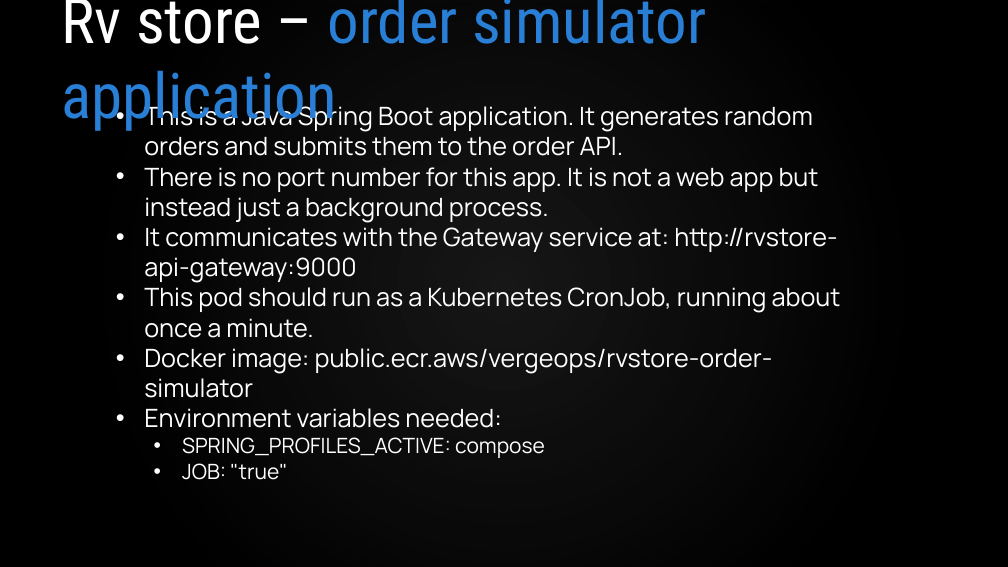
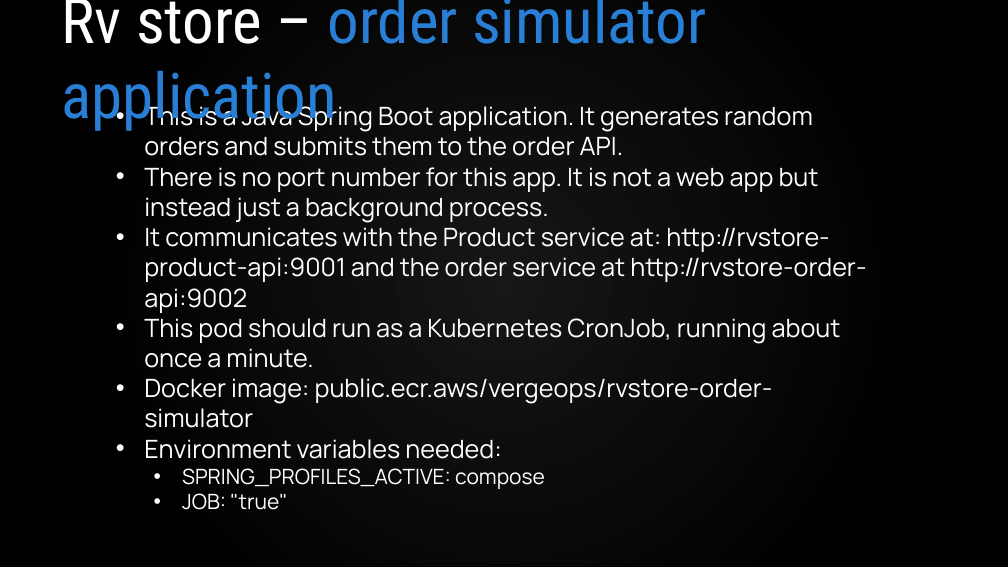
Before and after one commit to VergeOps/k8s-rvstore, a slide deck: slide 12 of rvstore_hackathon/Kubernetes-RV Store Hackathon.pptx. Drawn at 1008x567 pixels with LibreOffice and Linux fonts; fonts in the diff are those of the drawing; background and template pictures are left out. Boxes give left, top, right and bottom in pixels: in the first picture for what was removed or moved away, otherwise in the second. Text is boxed around its words. In the diff, an @@ line names an element or a change of style, - is before the commit and + after.

```diff
--- a/rvstore_hackathon/Kubernetes-RV Store Hackathon.pptx
+++ b/rvstore_hackathon/Kubernetes-RV Store Hackathon.pptx
@@ text at [144, 227, 866, 313]: text changed @@
-• It communicates with the Gateway service at: http://rvstore-api-gateway:9000
+• It communicates with the Product service at: http://rvstore-product-api:9001 and the order service at http://rvstore-order-api:9002
```
Also in this commit, not shown: 3 other slides changed, 11 other files.
